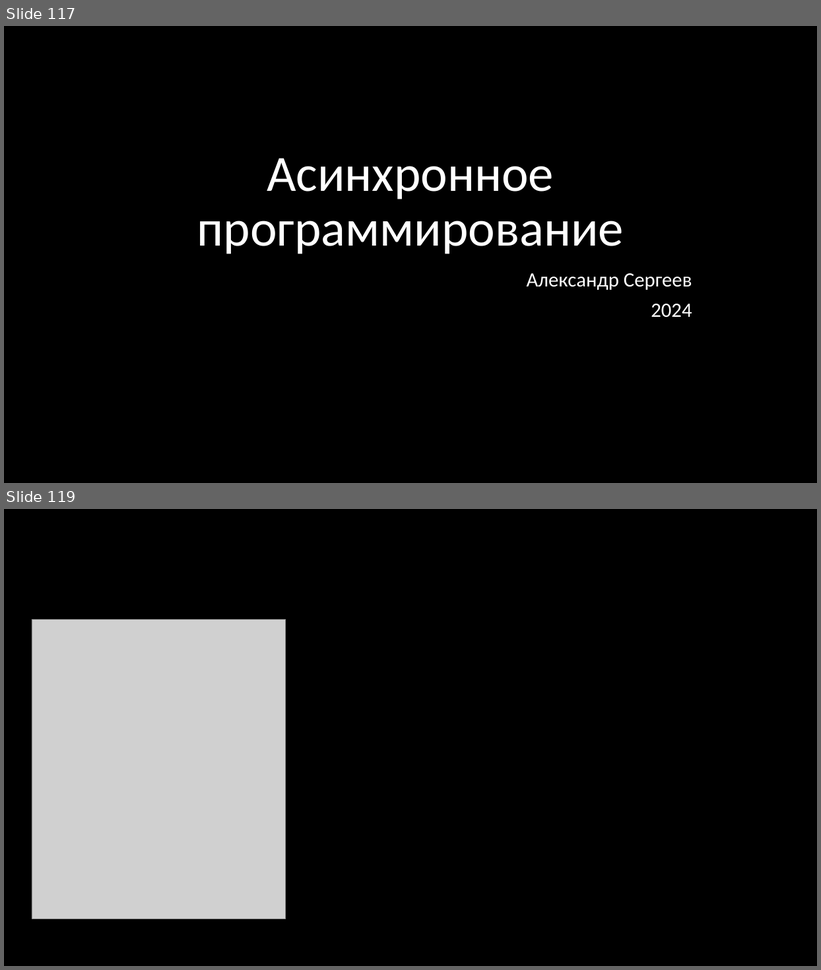
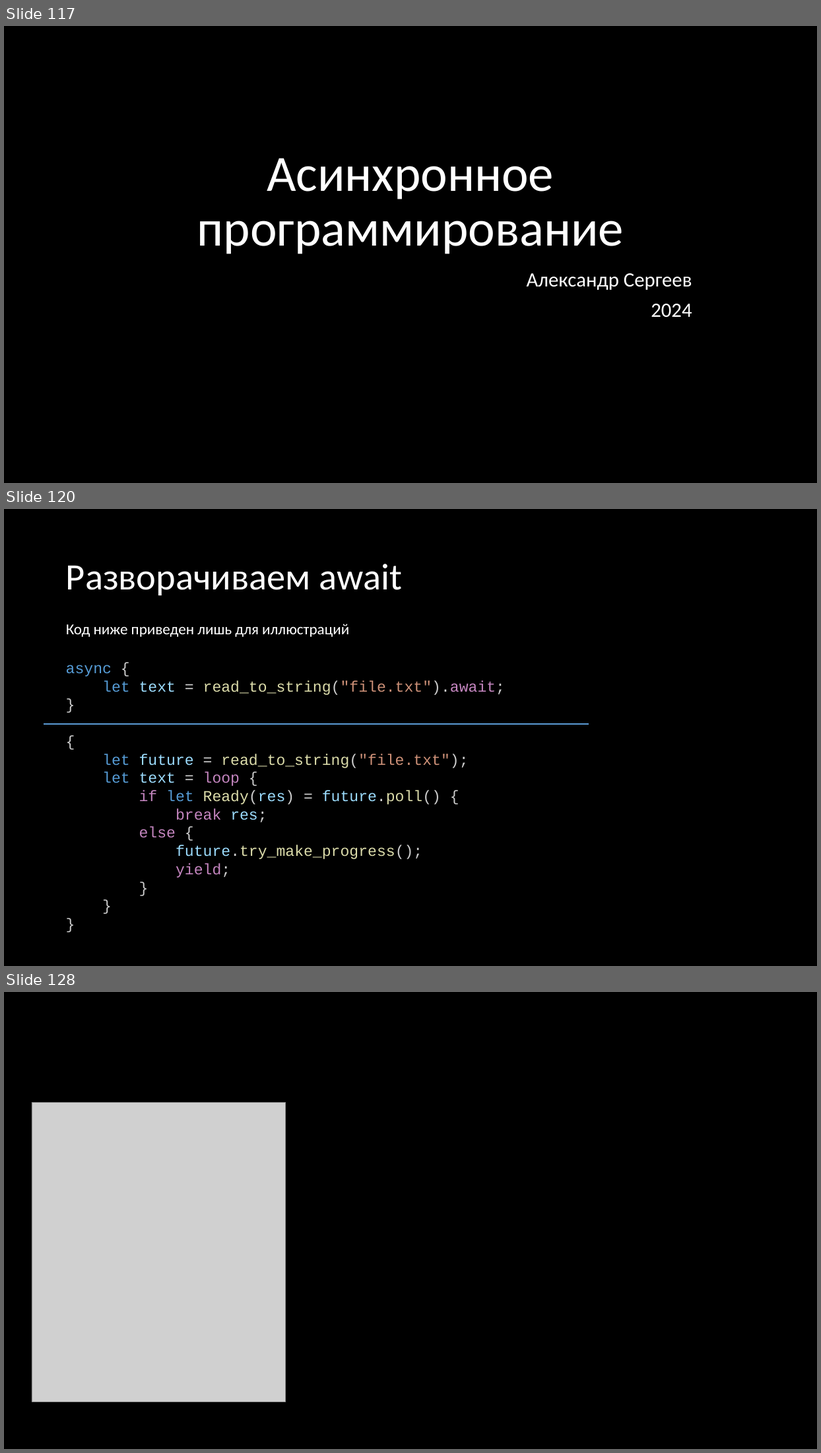
Before and after one commit to Gordon01/learn-rust, a slide deck: keynotes/Rust 2024.pptx. Shown one above the other, each under a label of ours: slides 117 and 119 before the commit, slides 117, 120 and 128 after it; the slides between them are not shown. The pictures are 821x970 and 821x1453 pixels, drawn with LibreOffice and Linux fonts; fonts in the diff are those of the drawing; grey boxes stand for pictures. Boxes give left, top, right and bottom in pixels: in the first picture for what was removed or moved away, otherwise in the second. Text is boxed around its words. In the diff, an @@ line names an element or a change of style, - is before the commit and + after.

```diff
--- a/keynotes/Rust 2024.pptx
+++ b/keynotes/Rust 2024.pptx
@@ slide 120 added at (4,509,817,966), background #000000 @@
@@ title added at (66,564,402,595), 44 pt, text #FFFFFF @@
+Разворачиваем await
@@ text added at (66,624,349,637), 18 pt, text #FFFFFF @@
+Код ниже приведен лишь для иллюстраций
@@ text added at (66,665,505,878), 18 pt, text #DCDCAA @@
+async {
+let text = read_to_string("file.txt").await;
+}
+{
+let future = read_to_string("file.txt");
+let text = loop {
+if let Ready(res) = future.poll() {
+break res;
+else {
+future.try_make_progress();
+yield;
+}
+}
+}
@@ line added from (44, 723) to (589, 723), #5B9BD5 1.5 pt @@
@@ what was slide 119 is now slide 128 @@
```
Also in this commit, not shown: 2 slides changed, 8 other slides added, 5 other files.
